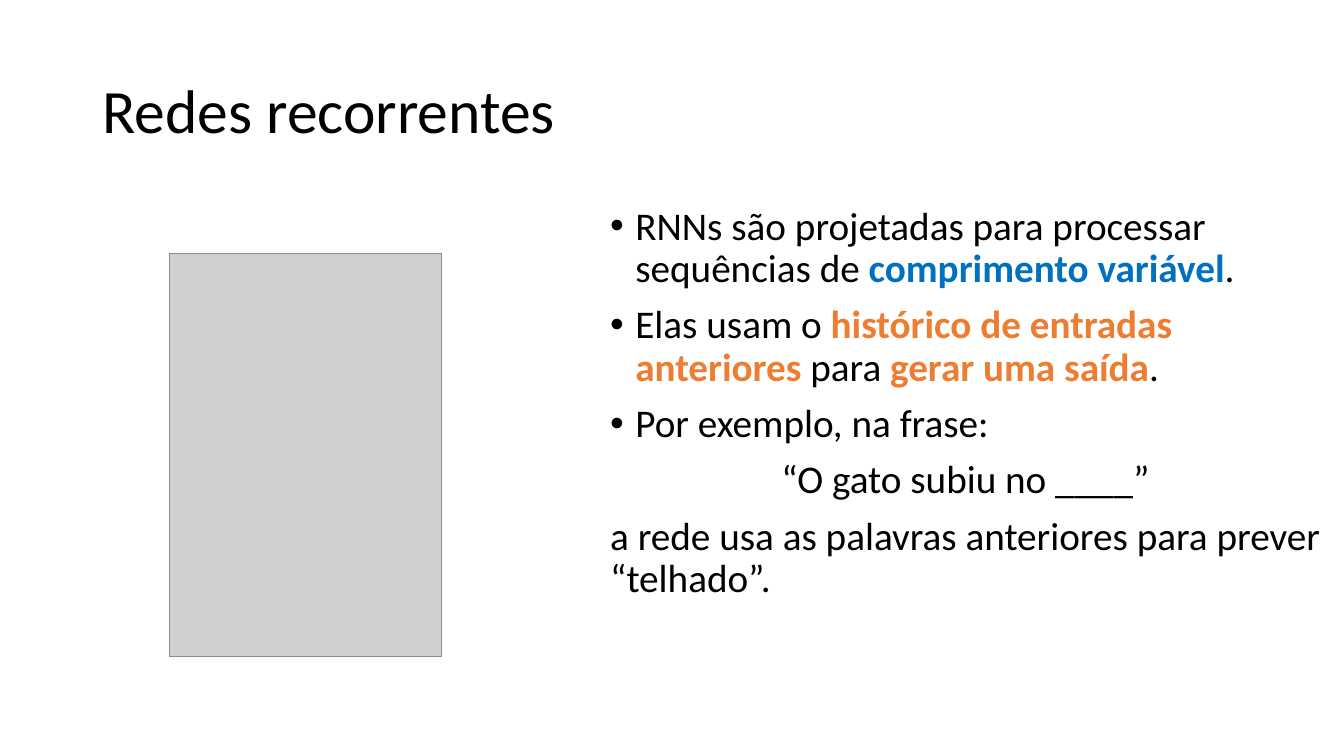
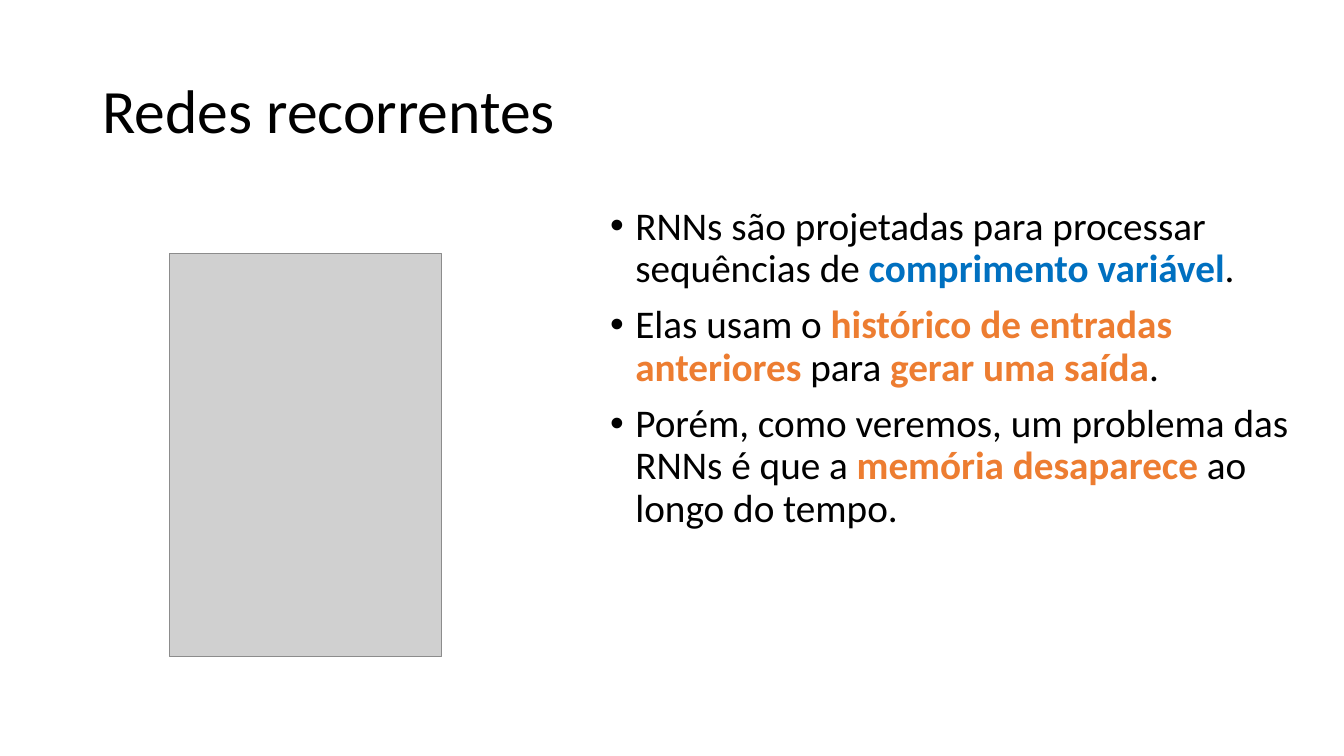
Before and after one commit to zz4fap/c24_inteligencia_artificial, a slide deck: slide 9 of slides/C24_RNN.pptx. Drawn at 1344x756 pixels with LibreOffice and Linux fonts; fonts in the diff are those of the drawing; grey boxes stand for pictures. Boxes give left, top, right and bottom in pixels: in the first picture for what was removed or moved away, otherwise in the second. Text is boxed around its words. In the diff, an @@ line names an element or a change of style, - is before the commit and + after.

```diff
--- a/slides/C24_RNN.pptx
+++ b/slides/C24_RNN.pptx
@@ text at (635, 409, 1289, 529): text changed @@
-• Por exemplo, na frase:
-“O gato subiu no ____”
-a rede usa as palavras anteriores para prever “telhado”.
+• Porém, como veremos, um problema das RNNs é que a memória desaparece ao longo do tempo.
```
Also in this commit, not shown: 18 other slides changed, 1 other file.
